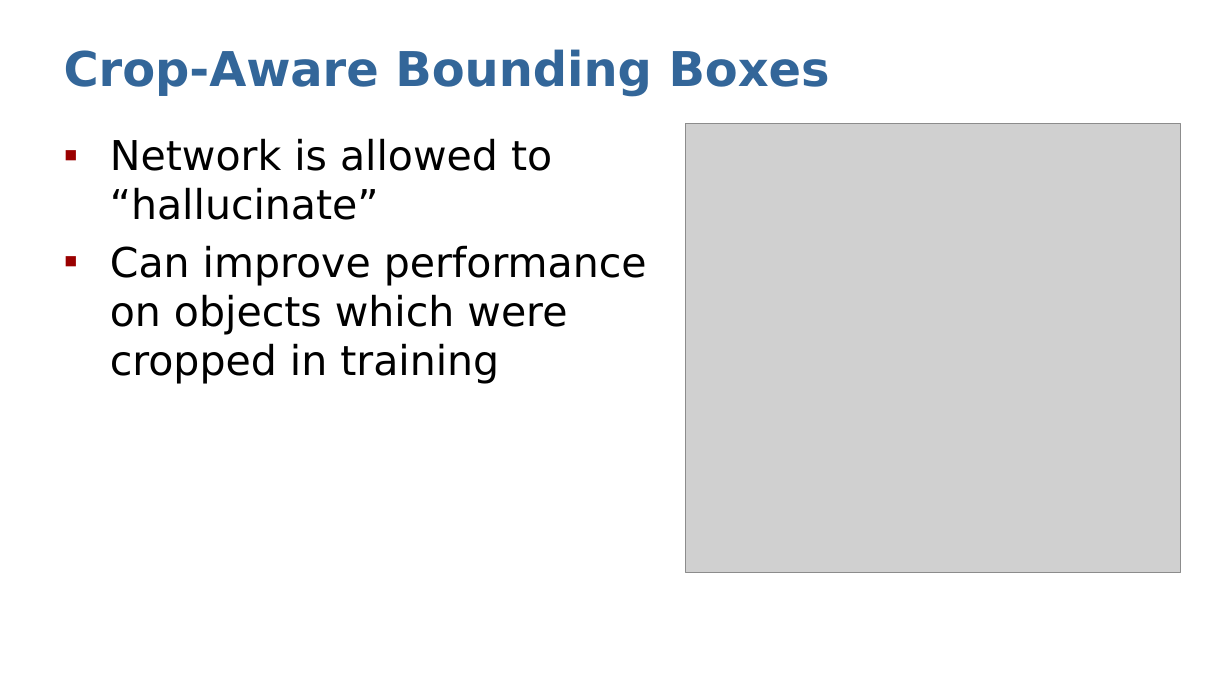
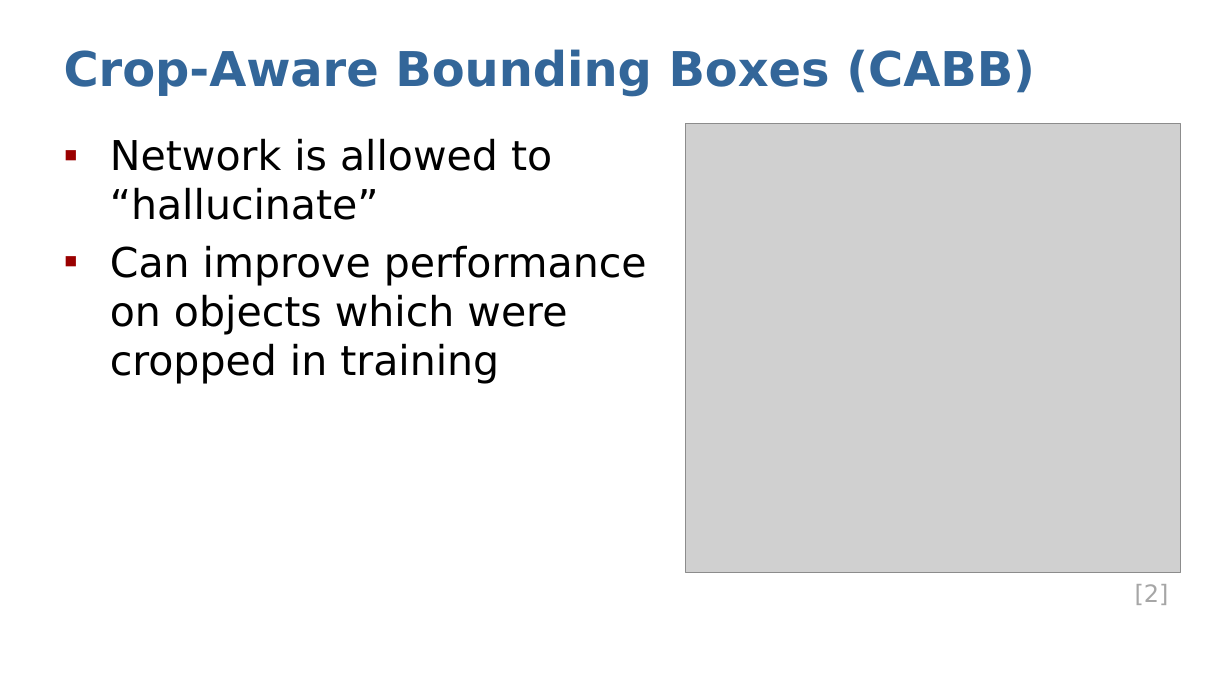
Before and after one commit to Dystron/Forked_EfficientPS, a slide deck: slide 7 of Crop-Aware Panoptic Segmentation.pptx (slide 5 before the commit). Drawn at 1232x693 pixels with LibreOffice and Linux fonts; fonts in the diff are those of the drawing; grey boxes stand for pictures. Boxes give left, top, right and bottom in pixels: in the first picture for what was removed or moved away, otherwise in the second. Text is boxed around its words. In the diff, an @@ line names an element or a change of style, - is before the commit and + after.

```diff
--- a/Crop-Aware Panoptic Segmentation.pptx
+++ b/Crop-Aware Panoptic Segmentation.pptx
@@ title at [64,49,1035,97]: text changed @@
-Crop-Aware Bounding Boxes
+Crop-Aware Bounding Boxes (CABB)
@@ text added at [1135,584,1169,605], 14 pt, text #A6A6A6 @@
+[2]
```
Also in this commit, not shown: 6 other slides changed, 3 slides added.
